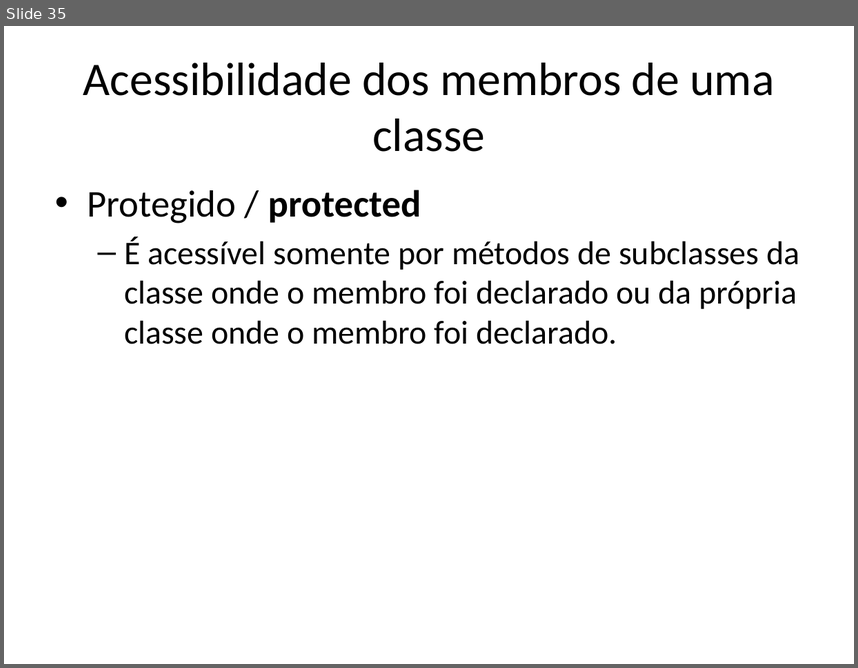
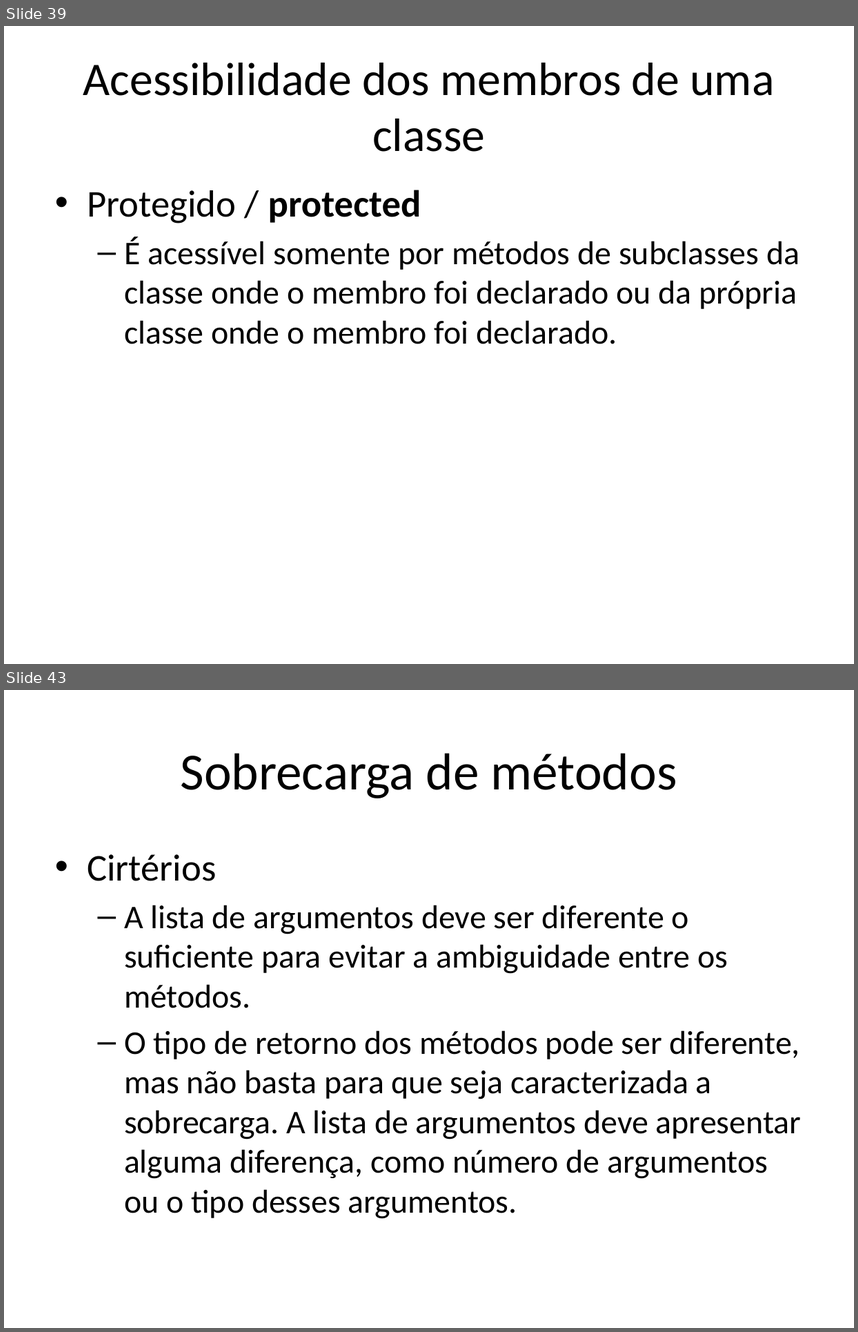
Before and after one commit to renanlessa/CursoJava, a slide deck: Documentos/Orientação a Objetos.pptx. Shown one above the other, each under a label of ours: slide 35 before the commit, slides 39 and 43 after it; the slides between them are not shown. The pictures are 858x668 and 858x1332 pixels, drawn with LibreOffice and Linux fonts; fonts in the diff are those of the drawing. Boxes give left, top, right and bottom in pixels: in the first picture for what was removed or moved away, otherwise in the second. Text is boxed around its words. In the diff, an @@ line names an element or a change of style, - is before the commit and + after.

```diff
--- a/Documentos/Orientação a Objetos.pptx
+++ b/Documentos/Orientação a Objetos.pptx
@@ slide 43 added at [4,690,854,1328], background #FFFFFF @@
@@ title added at [181,753,677,798], 44 pt, text #000000 @@
+Sobrecarga de métodos
@@ text added at [87,854,801,1219], 28 pt, text #000000 @@
+• Cirtérios
+  – A lista de argumentos deve ser diferente o suficiente para evitar a ambiguidade entre os métodos.
+  – O tipo de retorno dos métodos pode ser diferente, mas não basta para que seja caracterizada a sobrecarga. A lista de argumentos deve apresentar alguma diferença, como número de argumentos ou o tipo desses argumentos.
@@ what was slide 35 is now slide 39 @@
```
Also in this commit, not shown: 1 slide changed, 8 other slides added.
